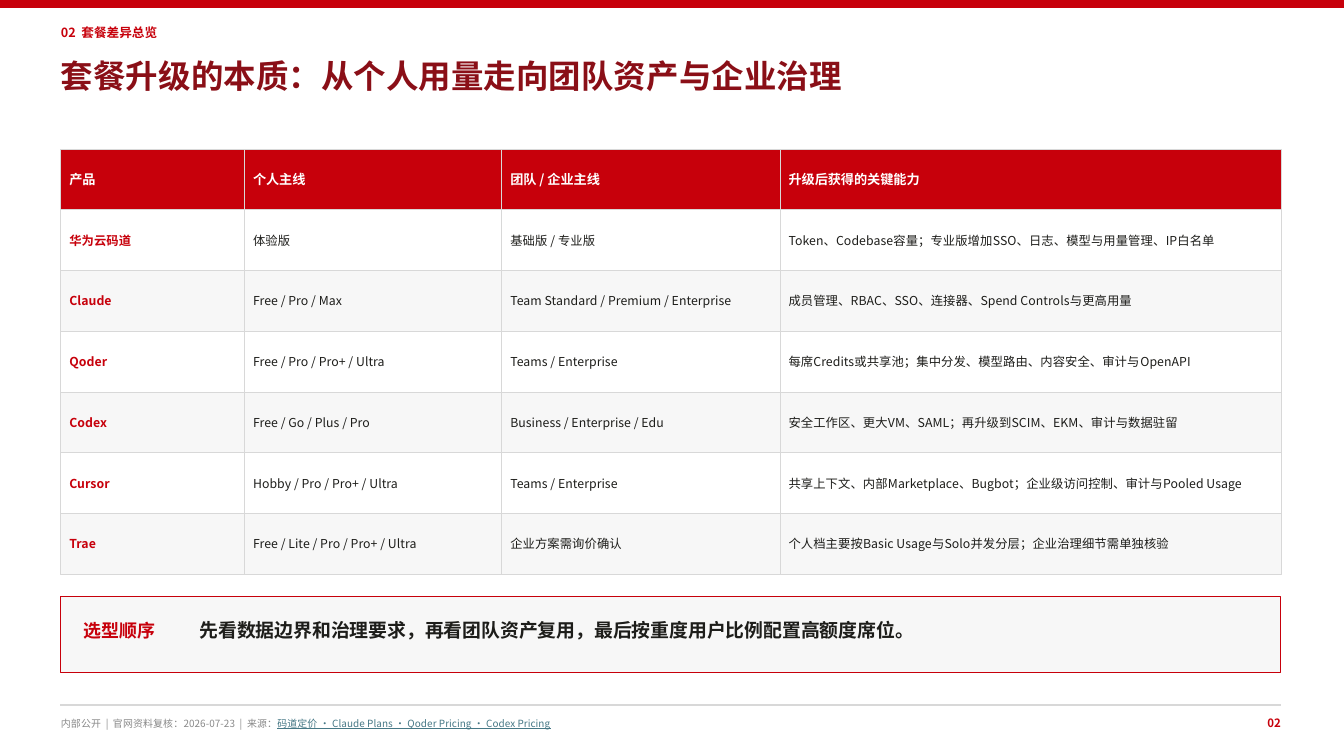
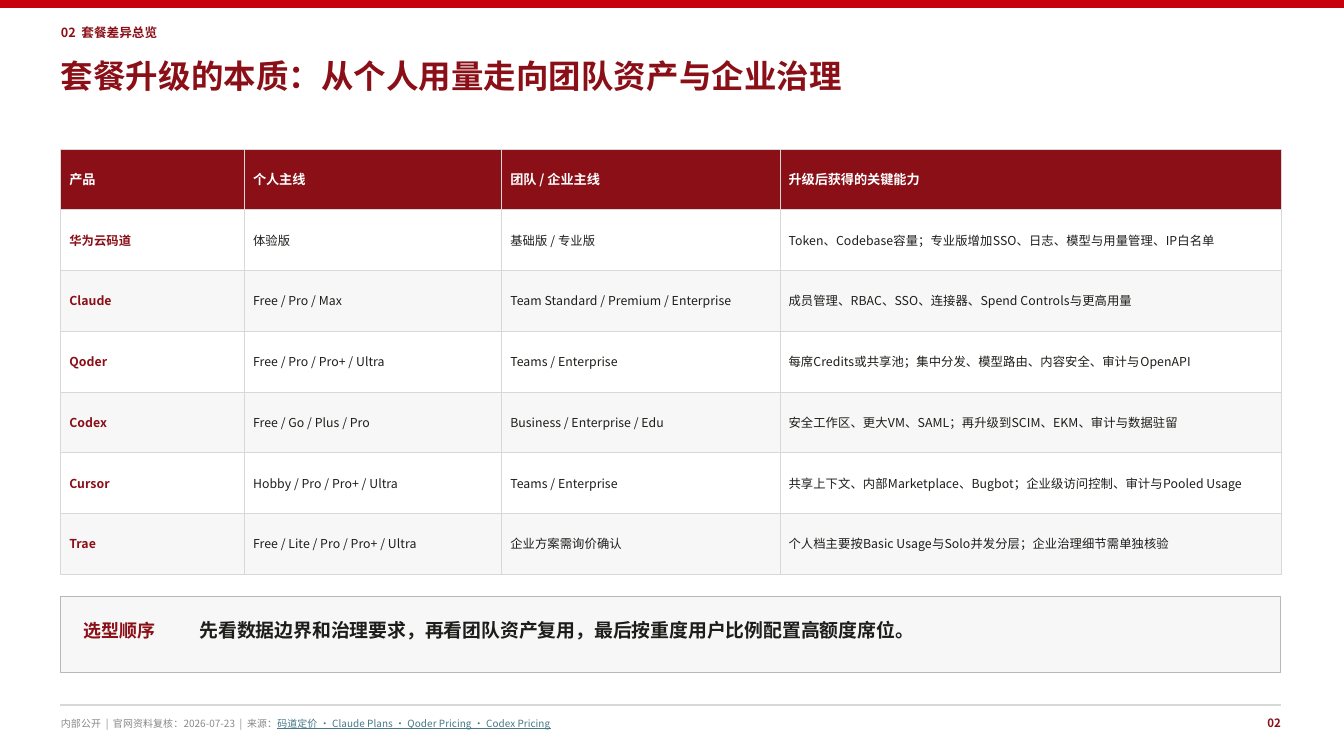
Before and after one commit to peter-liu1997/ai-solution-reports, a slide deck: slide 3 of AI-Coding-工具能力赋能-16页华为企业方案风格版.pptx. Drawn at 1344x756 pixels with LibreOffice and Linux fonts; fonts in the diff are those of the drawing. Boxes give left, top, right and bottom in pixels: in the first picture for what was removed or moved away, otherwise in the second. Text is boxed around its words. In the diff, an @@ line names an element or a change of style, - is before the commit and + after.

```diff
--- a/AI-Coding-工具能力赋能-16页华为企业方案风格版.pptx
+++ b/AI-Coding-工具能力赋能-16页华为企业方案风格版.pptx
@@ fill #C7000B to #8A0F17 in 4 elements at <box>60,149,244,210</box>, <box>245,149,502,210</box>, <box>502,149,780,210</box>, <box>780,149,1281,210</box> @@
@@ rectangle at <box>60,597,1280,674</box>: outline #C7000B 0.75 pt to #B8B8B8 0.75 pt @@
@@ text colour #C7000B to #8A0F17 in 9 elements at <box>61,26,157,38</box>, <box>69,234,131,246</box>, <box>69,295,111,305</box>, <box>69,356,107,369</box>, <box>69,417,107,427</box>, <box>69,478,109,488</box>, <box>69,539,96,548</box>, <box>84,622,155,639</box>, <box>1267,718,1281,727</box> @@
```
Also in this commit, not shown: 15 other slides changed.
